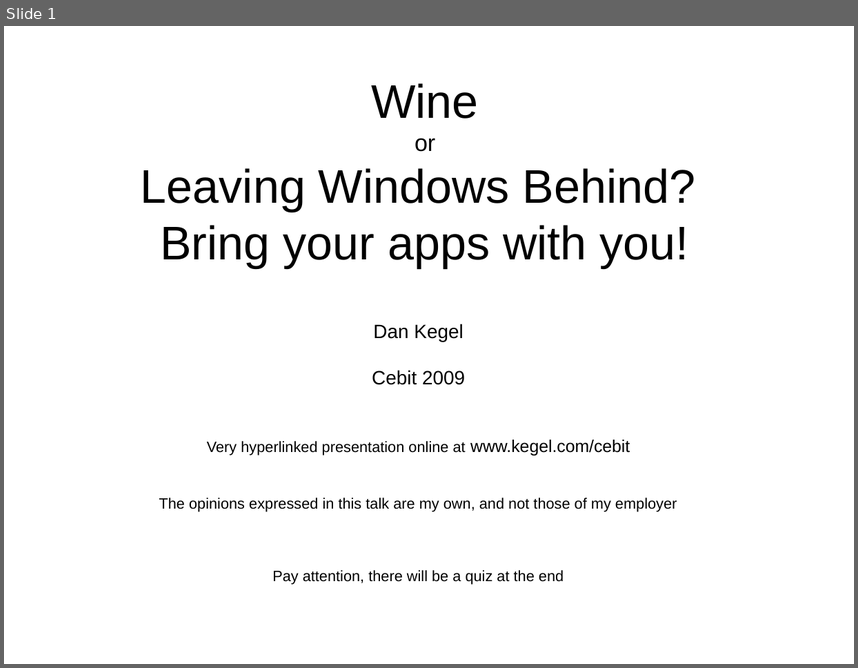
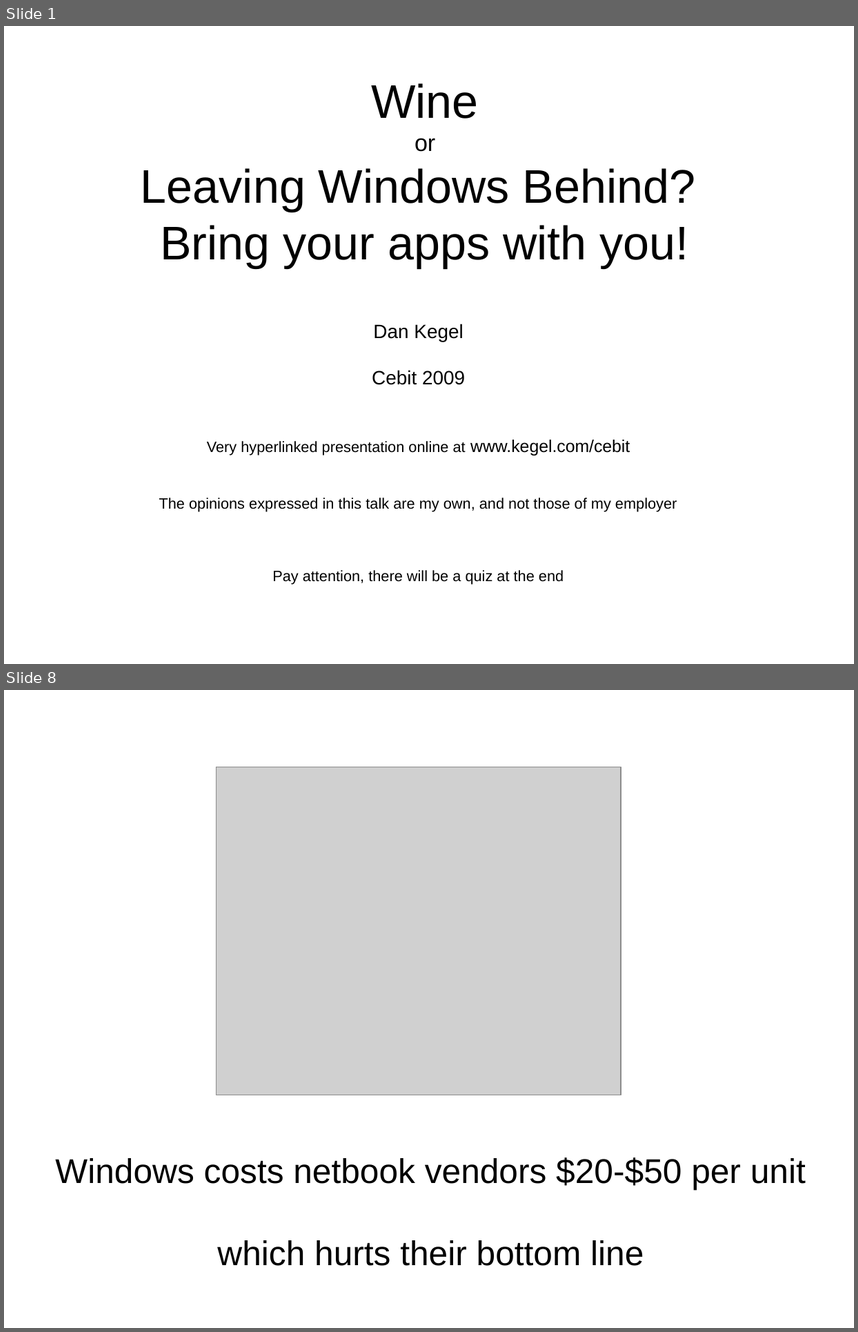
Before and after one commit to imaemo/winezeug, a slide deck: cebit2009/talk.odp. Shown one above the other, each under a label of ours: slide 1 before the commit, slides 1 and 8 after it; the slides between them are not shown. The pictures are 858x668 and 858x1332 pixels, drawn with LibreOffice and Linux fonts; fonts in the diff are those of the drawing; grey boxes stand for pictures. Boxes give left, top, right and bottom in pixels: in the first picture for what was removed or moved away, otherwise in the second. Text is boxed around its words. In the diff, an @@ line names an element or a change of style, - is before the commit and + after.

```diff
--- a/cebit2009/talk.odp
+++ b/cebit2009/talk.odp
@@ slide 8 added at box(4, 690, 854, 1328), background #FFFFFF @@
@@ picture added at box(216, 767, 621, 1095) @@
@@ title added at box(55, 1157, 806, 1265), 32 pt, text #000000 @@
+Windows costs netbook vendors $20-$50 per unit
+which hurts their bottom line
```
Also in this commit, not shown: 1 slide changed, 19 other slides added, 7 slides removed, 2 other files.
